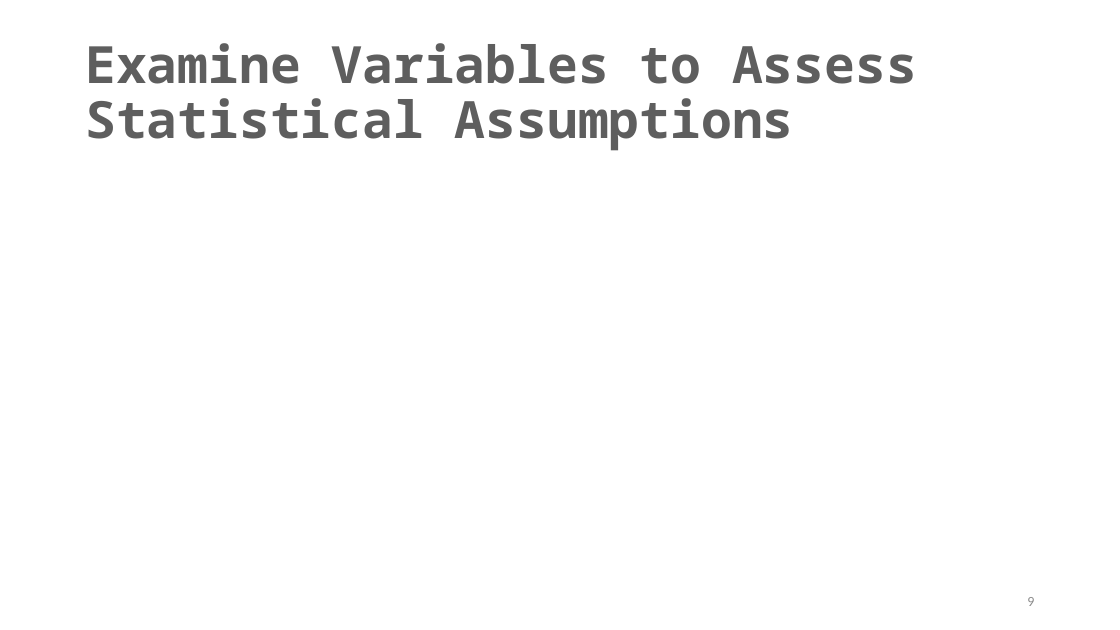
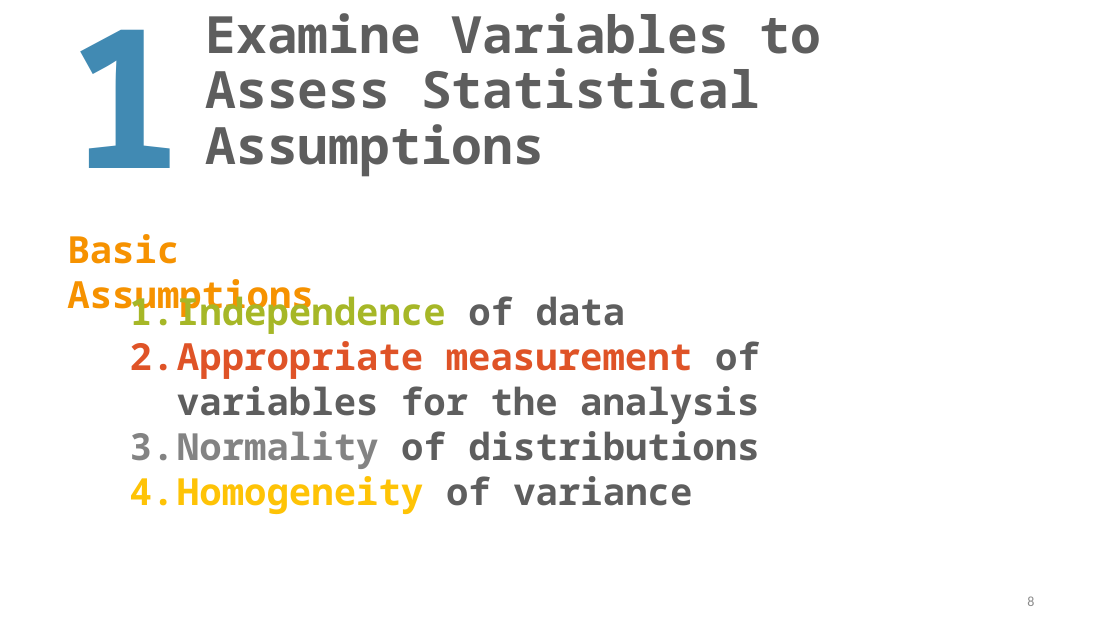
Before and after one commit to TysonStanley/EDU-6050, a slide deck: slide 8 of Slides/05_EDUC_6050_2018.pptx (slide 9 before the commit). Drawn at 1120x630 pixels with LibreOffice and Linux fonts; fonts in the diff are those of the drawing. Boxes give left, top, right and bottom in pixels: in the first picture for what was removed or moved away, otherwise in the second. Text is boxed around its words. In the diff, an @@ line names an element or a change of style, - is before the commit and + after.

```diff
--- a/Slides/05_EDUC_6050_2018.pptx
+++ b/Slides/05_EDUC_6050_2018.pptx
@@ text added at (67,29,183,168), 166 pt, text #418AB3, bold @@
+1
@@ title "Examine Variables to Assess Statistical ..." rewrapped from (85,43,917,151) to (206,13,822,177) @@
@@ text added at (67,234,313,319), 32 pt, text #F69200, bold @@
+Basic Assumptions
@@ text added at (130,291,760,514), 32 pt, text #5E5E5E, bold @@
+1. Independence of data
+2. Appropriate measurement of variables for the analysis
+3. Normality of distributions
+4. Homogeneity of variance
@@ page number at (1027,596,1034,606): text changed @@
-9
+8
```
Also in this commit, not shown: 10 other slides changed, 34 slides added, 3 slides removed, 2 other files.
